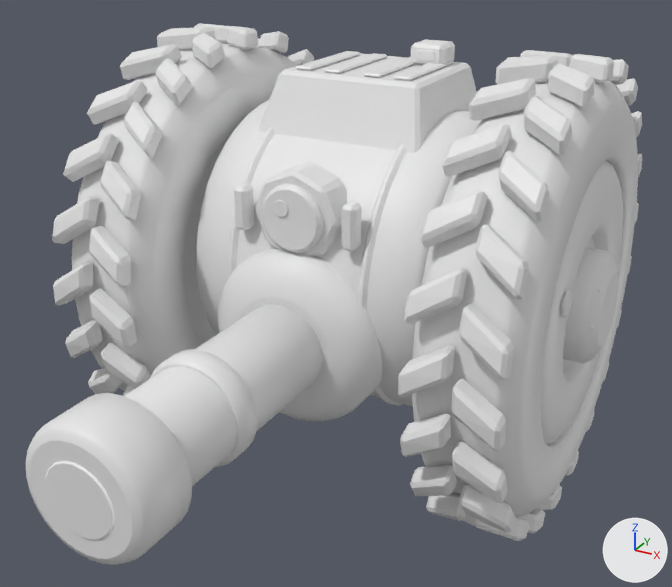
A saved change to the glTF model art/units/battlewheel.glb.
One viewpoint serves both versions: a 50 mm lens placed at (5.92, -11.78, 8.3), pointed at (0.2, -1.38, 3.1). Every picture has the same lights, and +X, +Y and +Z are marked at lower right. The picture after the commit comes second. Vertices at exactly the same position are counted once.

Names of what the first picture shows: 'battlewheel'.
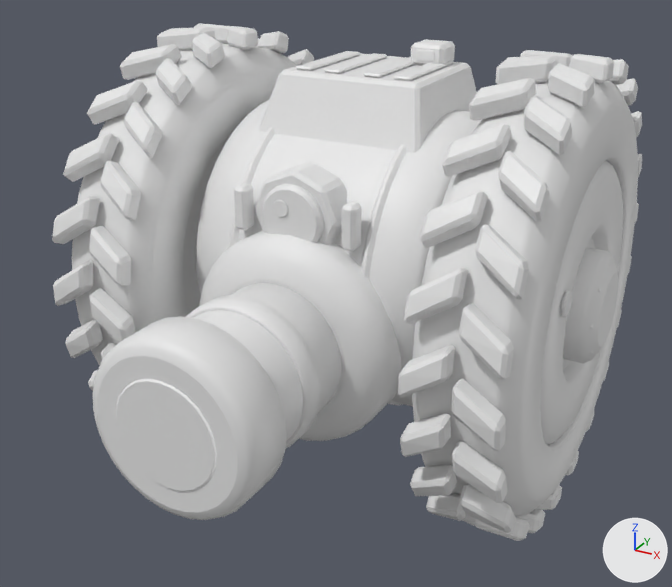
Edits to the scene script, one JSON object a line:
```json
{"block": "me_piece", "where": "# used by ob_battlewheel; location = (0.0, 0.0, 0.0)"}
{"op": "remove", "block": "me_piece", "code": "me_piece.from_pydata(...)  # 6452 vertices, 12352 faces; spans x -3.63..3.63, y -6.32..3.28, z -0.23..6.33"}
{"op": "add", "block": "me_piece", "code": "me_piece.from_pydata(...)  # 6520 vertices, 12488 faces; spans x -3.63..3.63, y -4.97..3.28, z -0.23..6.33"}
{"block": "me_piece", "change": "me_piece part 1: a new loose piece of 72 vertices spanning x -0.7..0.7, y -4.97..-4.93, z 2.0..3.4"}
{"block": "me_piece", "change": "me_piece part 2: 392 vertices moved from x -1.25..1.25, y -6.3..-1.2, z 1.45..3.95 to x -1.5..1.5, y -4.95..-1.2, z 1.2..4.2; 284 vertices removed from x -1.14..0.82, y -6.32..-1.2, z 1.62..3.91; 280 vertices added at x -1.35..1.15, y -4.95..-1.2, z 1.43..4.16"}
```

What differs and where, as boxes (x1, y1, x2, y2) in the pictures (672 x 587 px; the box of a moved part takes in the faces that stretch with it):
```json
{"object": "battlewheel", "change": "reshaped", "before": [26, 23, 642, 565], "after": [52, 23, 642, 541]}
{"part": 1, "of": "me_piece", "change": "added", "after": [116, 379, 217, 492]}
{"part": 2, "of": "me_piece", "change": "moved or reshaped", "before": [26, 248, 383, 565], "after": [92, 230, 401, 520]}
```
